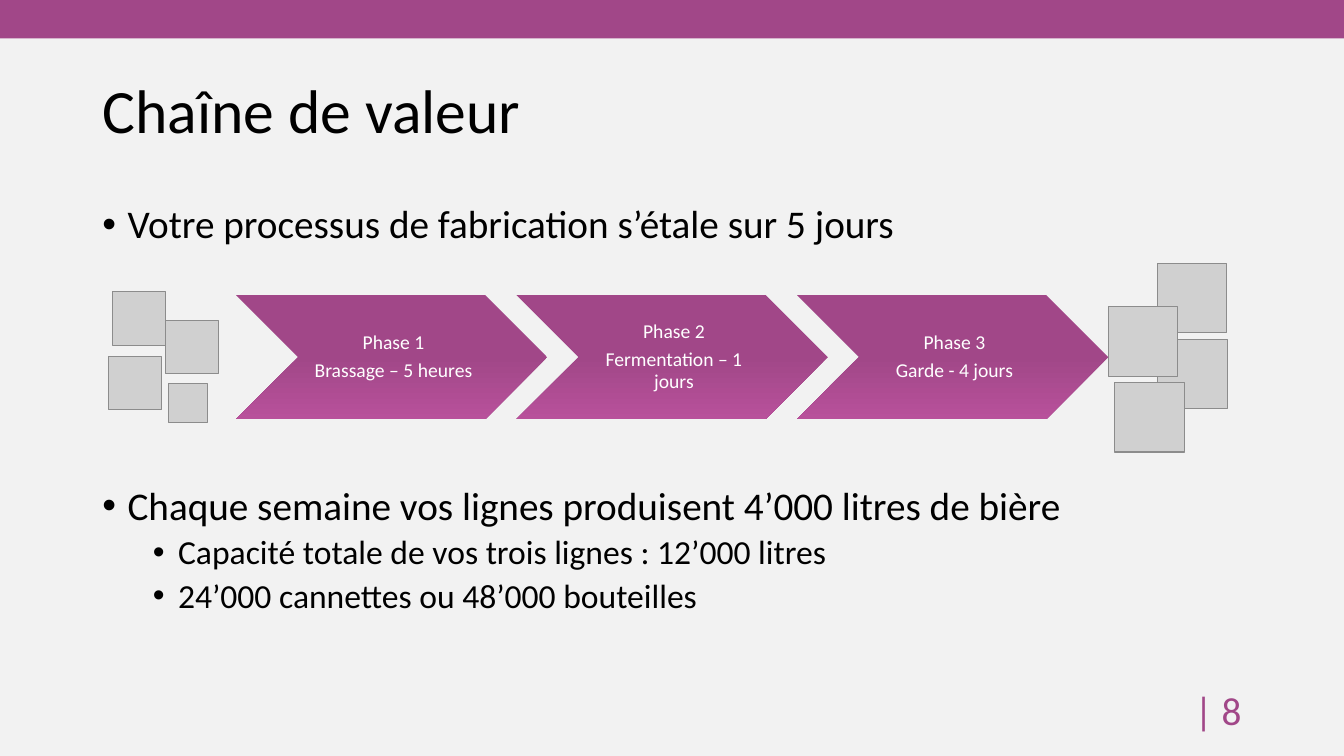
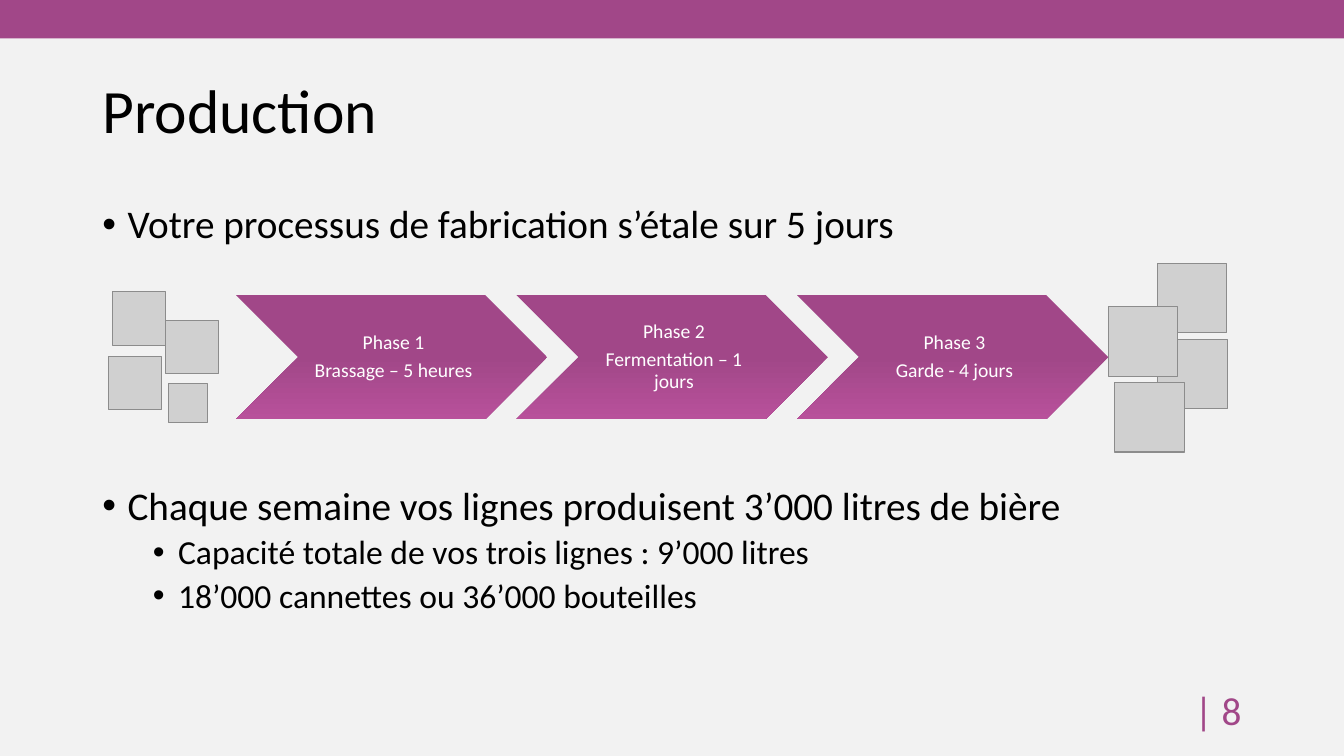
Before and after one commit to HEG-Arc/odoosim, a slide deck: slide 9 of Livrables/Brewery and Co.pptx. Drawn at 1344x756 pixels with LibreOffice and Linux fonts; fonts in the diff are those of the drawing; grey boxes stand for pictures; background and template pictures are left out. Boxes give left, top, right and bottom in pixels: in the first picture for what was removed or moved away, otherwise in the second. Text is boxed around its words. In the diff, an @@ line names an element or a change of style, - is before the commit and + after.

```diff
--- a/Livrables/Brewery and Co.pptx
+++ b/Livrables/Brewery and Co.pptx
@@ title at [102, 90, 377, 134]: text changed @@
-Chaîne de valeur
+Production
@@ text at [128, 492, 1061, 609]: text changed @@
-• Chaque semaine vos lignes produisent 4’000 litres de bière
-  • Capacité totale de vos trois lignes : 12’000 litres
-  • 24’000 cannettes ou 48’000 bouteilles
+• Chaque semaine vos lignes produisent 3’000 litres de bière
+  • Capacité totale de vos trois lignes : 9’000 litres
+  • 18’000 cannettes ou 36’000 bouteilles
```
Also in this commit, not shown: 4 other slides changed, 12 other files.
